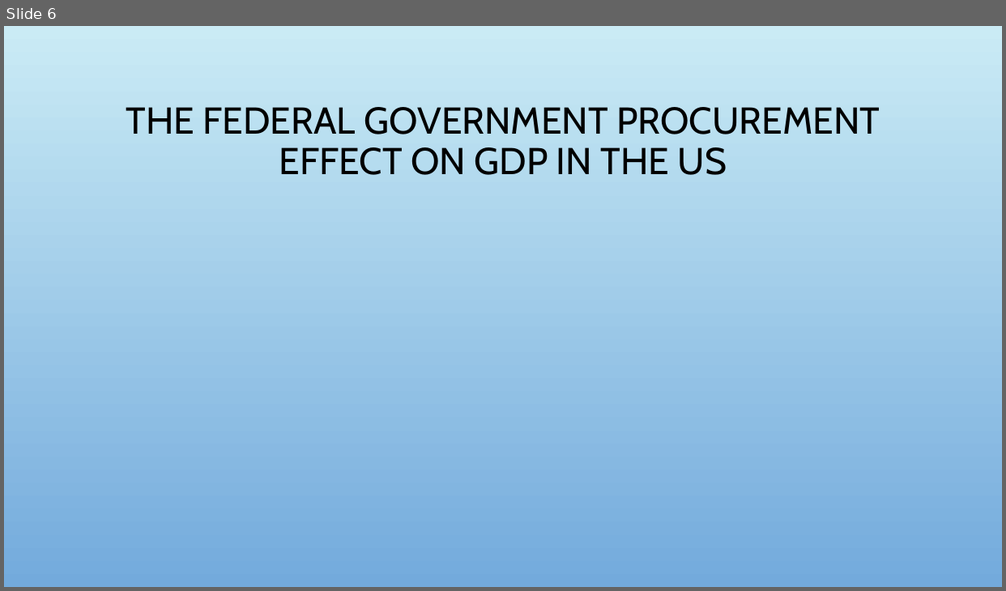
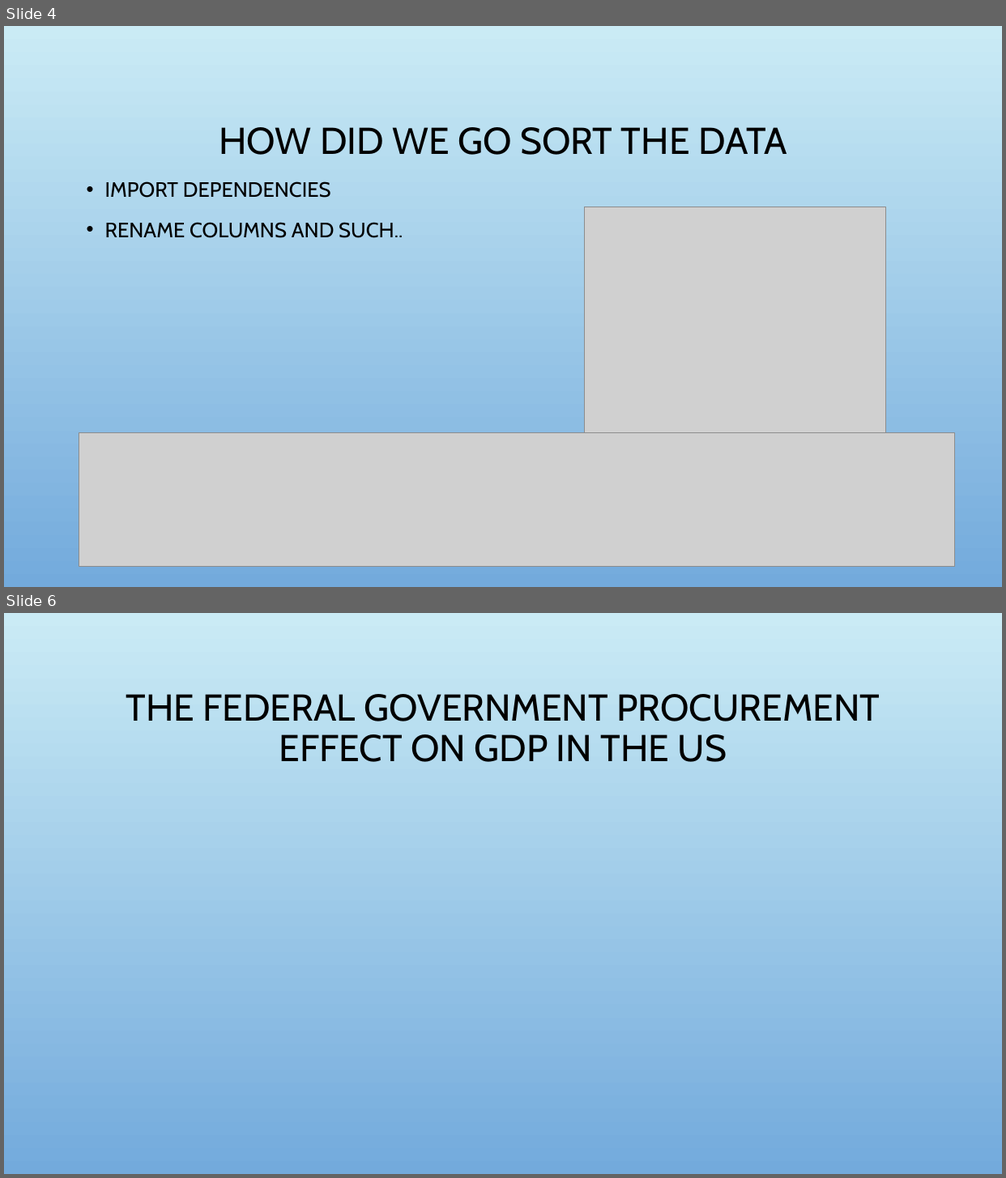
Before and after one commit to evlight/Project, a slide deck: Federal Government Contracts Analysis.pptx. Shown one above the other, each under a label of ours: slide 6 before the commit, slides 4 and 6 after it; the slides between them are not shown. The pictures are 1006x591 and 1006x1178 pixels, drawn with LibreOffice and Linux fonts; fonts in the diff are those of the drawing; grey boxes stand for pictures; background and template pictures are left out. Boxes give left, top, right and bottom in pixels: in the first picture for what was removed or moved away, otherwise in the second. Text is boxed around its words. In the diff, an @@ line names an element or a change of style, - is before the commit and + after.

```diff
--- a/Federal Government Contracts Analysis.pptx
+++ b/Federal Government Contracts Analysis.pptx
@@ slide 4 added at (4, 26, 1002, 587), background picture (left out) @@
@@ title added at (219, 127, 787, 155), 36 pt, text #000000 @@
+HOW DID WE GO SORT THE DATA
@@ text added at (105, 182, 403, 238), 20 pt, text #000000 @@
+• IMPORT DEPENDENCIES
+• RENAME COLUMNS AND SUCH..
@@ picture added at (584, 207, 886, 433) @@
@@ picture added at (79, 433, 955, 567) @@
```
Also in this commit, not shown: 5 slides changed, 1 slide removed.
